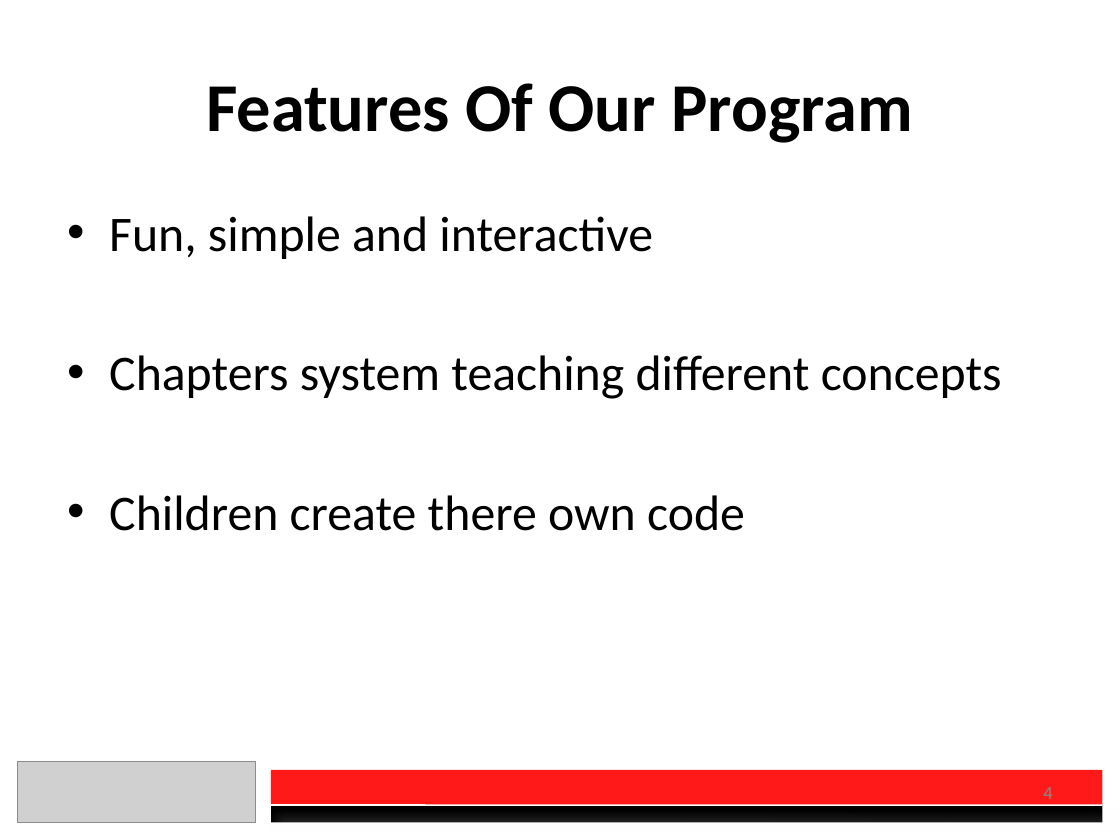
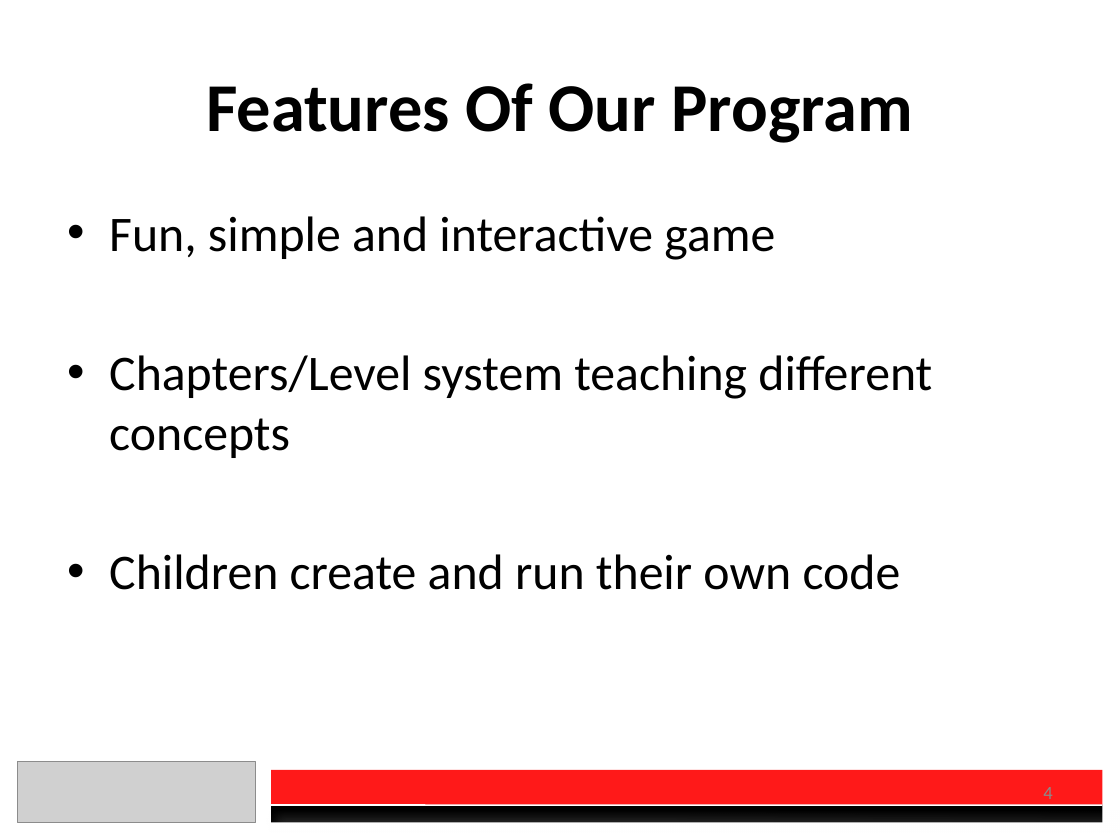
Before and after one commit to charberg/OEC2016, a slide deck: slide 4 of Presentation.pptx. Drawn at 1120x840 pixels with LibreOffice and Linux fonts; fonts in the diff are those of the drawing; grey boxes stand for pictures. Boxes give left, top, right and bottom in pixels: in the first picture for what was removed or moved away, otherwise in the second. Text is boxed around its words. In the diff, an @@ line names an element or a change of style, - is before the commit and + after.

```diff
--- a/Presentation.pptx
+++ b/Presentation.pptx
@@ text at (109, 216, 932, 590): text changed @@
-• Fun, simple and interactive
-• Chapters system teaching different concepts
-• Children create there own code
+• Fun, simple and interactive game
+• Chapters/Level system teaching different concepts
+• Children create and run their own code
```
Also in this commit, not shown: 5 other slides changed, 2 other files.
